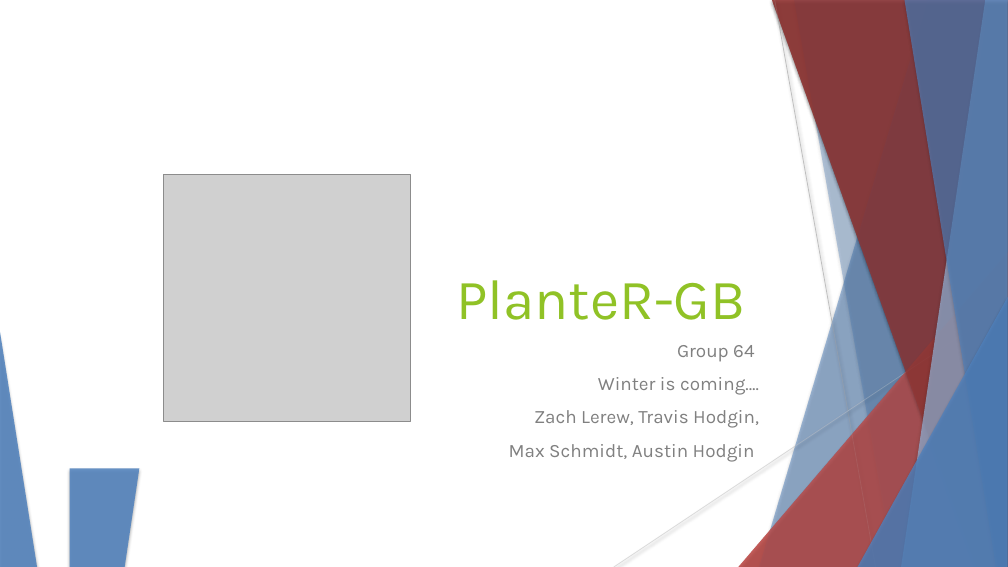
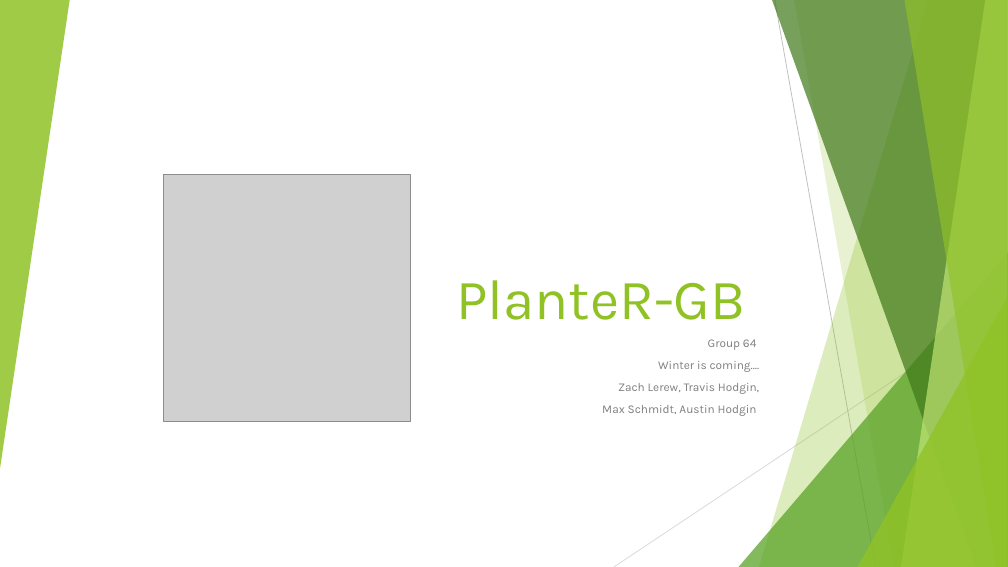
Before and after one commit to HodginAustin/Winter-Is-Coming, a slide deck: slide 1 of Documents/PresentationWinter/Winter Presentation.pptx. Drawn at 1008x567 pixels with LibreOffice and Linux fonts; fonts in the diff are those of the drawing; grey boxes stand for pictures. Boxes give left, top, right and bottom in pixels: in the first picture for what was removed or moved away, otherwise in the second. Text is boxed around its words. In the diff, an @@ line names an element or a change of style, - is before the commit and + after.

Commit message:
Added slides and changed ppt back to original colors

```diff
--- a/Documents/PresentationWinter/Winter Presentation.pptx
+++ b/Documents/PresentationWinter/Winter Presentation.pptx
@@ triangle added at [0, 0, 70, 469], fill #90C226 at 85% opacity @@
@@ freeform shape at [759, 0, 1008, 567]: fill #4F81BD at 30% opacity to #90C226 at 30% opacity; shadow off @@
@@ freeform shape removed at [759, 0, 1008, 567] @@
@@ freeform shape at [772, 0, 1008, 567]: fill #953735 at 70% opacity to #3F7819 at 70% opacity; shadow off @@
@@ freeform shape removed at [772, 0, 1008, 567] @@
@@ line (775, 0) - (876, 567): stroke #BFBFBF 0.74 pt to #BFBFBF 0.75 pt @@
@@ freeform shape at [794, 0, 1008, 567]: fill #4F81BD at 20% opacity to #90C226 at 20% opacity; shadow off; outline redrawn @@
@@ freeform shape removed at [794, 0, 1008, 567] @@
@@ freeform shape at [901, 0, 1008, 567]: fill #95B3D7 at 70% opacity to #C0E474 at 70% opacity; shadow off @@
@@ freeform shape removed at [901, 0, 1008, 567] @@
@@ freeform shape at [904, 0, 1008, 567]: fill #4F81BD at 65% opacity to #90C226 at 65% opacity; shadow off @@
@@ freeform shape removed at [904, 0, 1008, 567] @@
@@ triangle at [739, 252, 1008, 567]: fill #C0504D at 72% opacity to #54A021 at 72% opacity; shadow off @@
@@ triangle removed at [739, 252, 1008, 567] @@
@@ triangle at [858, 297, 1008, 567]: fill #4F81BD at 80% opacity to #90C226 at 80% opacity; shadow off @@
@@ triangle removed at [858, 297, 1008, 567] @@
@@ line (1008, 305) - (614, 567): stroke #D9D9D9 0.74 pt to #D9D9D9 0.75 pt @@
@@ triangle removed at [0, 332, 37, 567] @@
@@ text "Group 64" at [602, 339, 760, 416]: size 18 to 11.2 pt; line spacing 1 to 0.8 @@
@@ triangle removed at [70, 469, 139, 567] @@
```
Also in this commit, not shown: 9 other slides changed, 10 other files.
